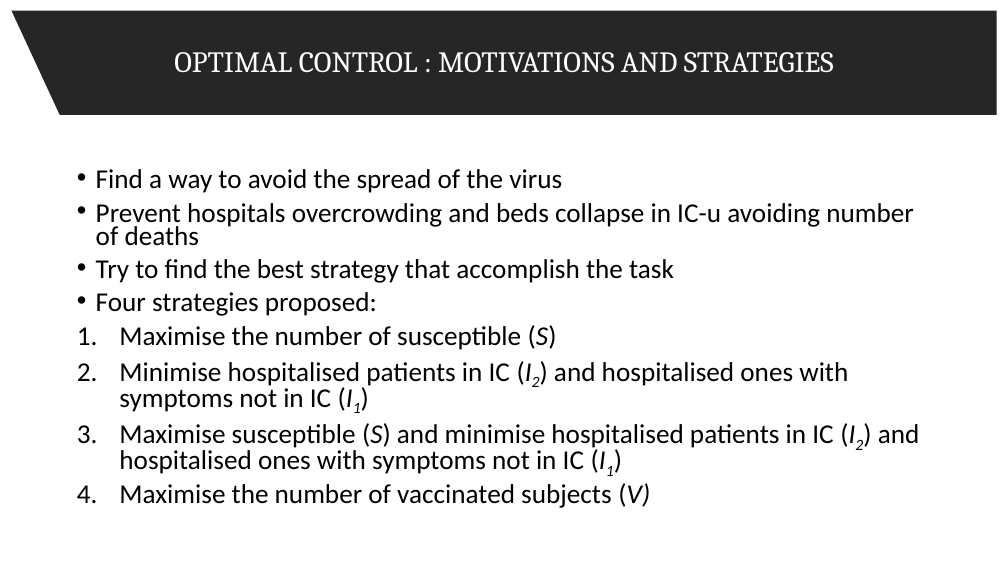
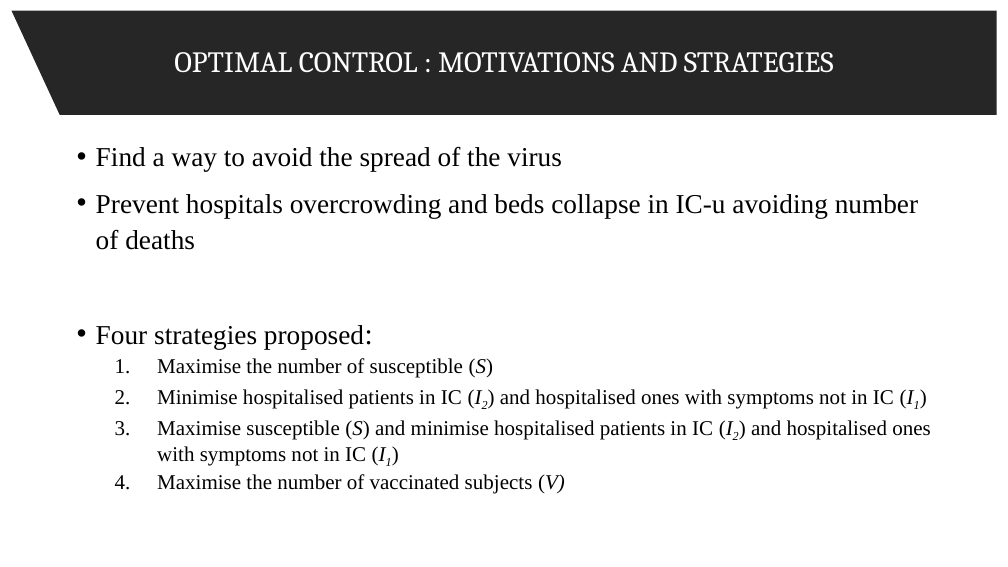
Before and after one commit to spbisc97/covid-optimal-control, a slide deck: slide 8 of PowerPoint/Optimal control strategies to prevent the hospital beds collapse during COVID-19 outbreak.pptx. Drawn at 1008x567 pixels with LibreOffice and Linux fonts; fonts in the diff are those of the drawing. Boxes give left, top, right and bottom in pixels: in the first picture for what was removed or moved away, otherwise in the second. Text is boxed around its words. In the diff, an @@ line names an element or a change of style, - is before the commit and + after.

```diff
--- a/PowerPoint/Optimal control strategies to prevent the hospital beds collapse during COVID-19 outbreak.pptx
+++ b/PowerPoint/Optimal control strategies to prevent the hospital beds collapse during COVID-19 outbreak.pptx
@@ text "Find a way to avoid ..." moved from (x1=96, y1=169, x2=920, y2=508) to (x1=96, y1=146, x2=931, y2=494) @@
@@ text "Find a way to avoid ..." at (x1=96, y1=146, x2=931, y2=494): size 25.9 to 26 pt in "Find a way to avoid the spread ...", "Prevent hospitals overcrowding and beds collapse in ...", "Four strategies proposed:"; font Calibri to Times New Roman; size 25.9 to 28 pt in "proposed:"; size 25.9 to 20 pt in "Maximise the number of susceptible (S)", "Minimise hospitalised patients in IC (I2) and ...", "Maximise susceptible (S) and minimise hospitalised patients ...", "Maximise the number of vaccinated subjects (V)"; line spacing 0.7 to 1.1; list level 1 to 2 in "Maximise the number of susceptible ..."; line spacing 0.7 to 0.9; list level 1 to 2 in "Minimise hospitalised patients in IC ..."; list level 1 to 2 in "Maximise susceptible (S) and minimise ..."; list level 1 to 2 in "Maximise the number of vaccinated ..." @@
@@ text at (x1=96, y1=259, x2=674, y2=283): paragraph removed @@
-• Try to find the best strategy that accomplish the task
```
Also in this commit, not shown: 9 other slides changed, 3 slides removed, 1 other file.
